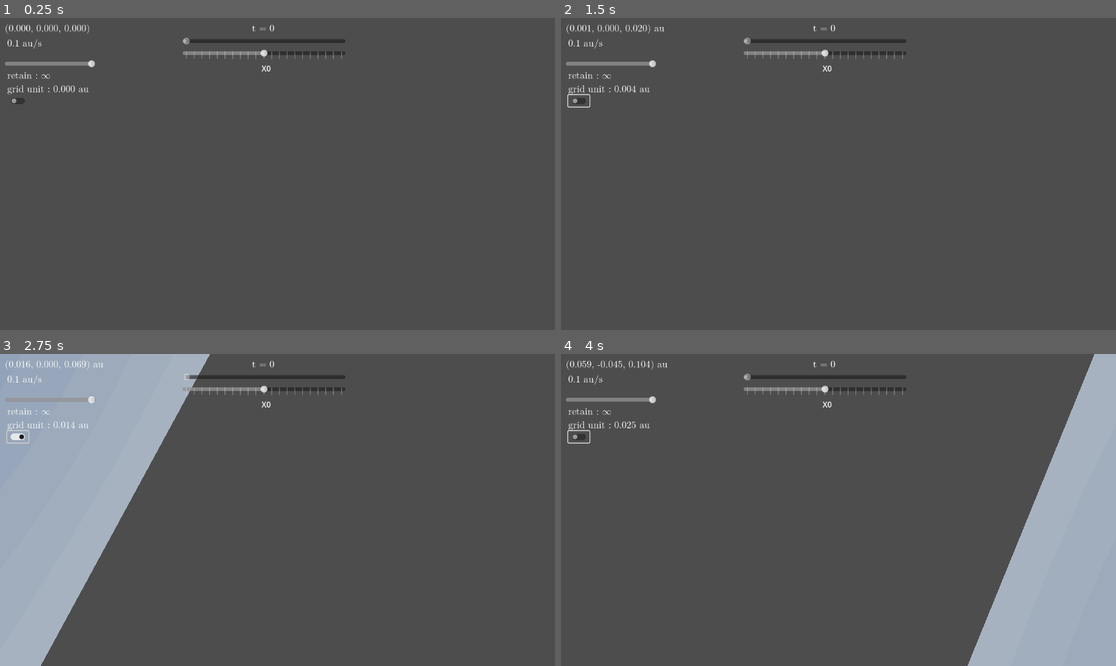
Above: before the commit, frames 1-4 (two rows, left to right).
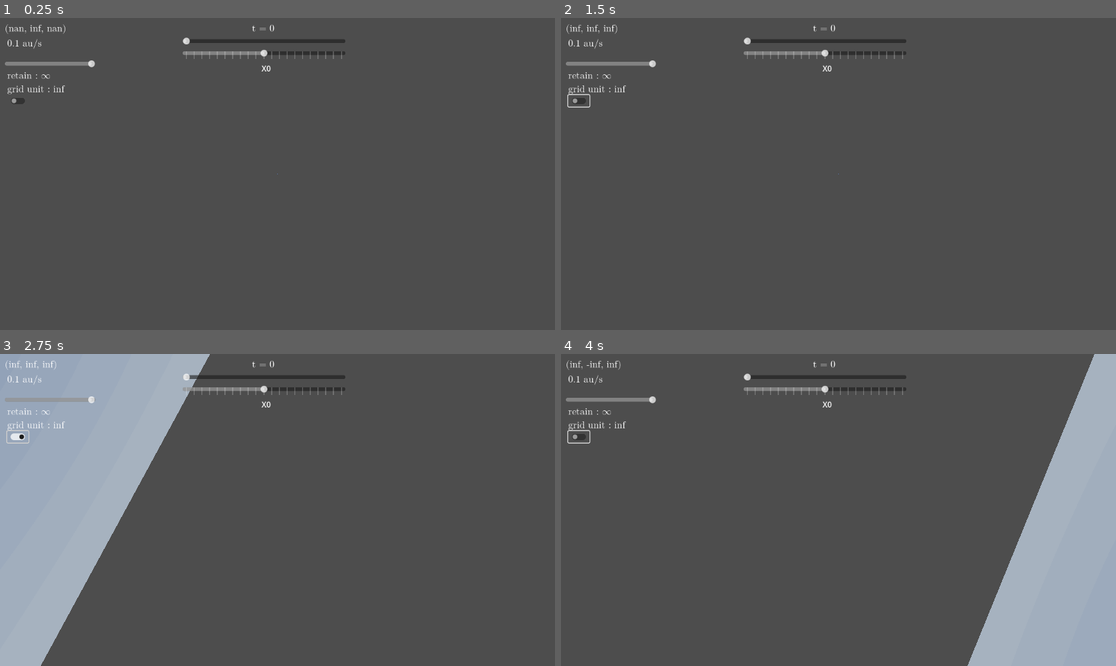
Above: after the commit, the same moments.

Repository: spaaacedolphin/NCRS-vis
Game: Godot game, scene res://simple_vis.tscn
The game is run twice, just before and just after one commit, with the same random seed, the same clock (stepped at 60 frames per second) and the same inputs. This scene is started directly instead of the project's main scene. A sky picture missing from this copy of the repository is replaced by a grey-blue gradient.
Inputs (mouse positions are in pixels of both pictures, inside the frame that each line leads up to):
- Up to frame 1 (0.25 s): no input
- Up to frame 2 (1.5 s): click (577, 102) at 0.5 s; tap Enter at 1.25 s; move the mouse to (960, 158) at 1.27 s; hold D (move_right) from 1.28 s (still down); hold Q (roll_anticlockwise) from 1.28 s (still down); click (960, 158) at 1.42 s
- Up to frame 3 (2.75 s): release D (move_right) at 2 s; release Q (roll_anticlockwise) at 2 s; tap Space at 2 s; drag from (166, 525) to (249, 572) at 2.02 s
- Up to frame 4 (4 s): tap Enter at 2.75 s; move the mouse to (894, 441) at 2.77 s; hold D (move_right) 2.78-3.5 s; hold Q (roll_anticlockwise) 2.78-3.5 s; drag from (810, 572) to (672, 463) at 3.52 s

The runs differ from the first frame. In frame 1, 0.2% of the frame differs, in the area x 1-35%, y 2-24%; in frame 2, 0.3%; in frame 3, 0.2%; in frame 4, 0.3%.
Error in both runs: Invalid call. Nonexistent function 'get_position' in base 'Nil'. (res://simple_vis.gd:24)

Commit message:
perfect timeline

Diff:
--- a/control.gd
+++ b/control.gd
@@ -76,6 +76,9 @@
 	Global.pos_default_unit = pos_default_unit
 	Global.vel_default_unit = vel_default_unit
 
+	Global.pos_unit = Global.pos_units[pos_default_unit]
+	Global.pos_unit_str = Global.pos_units_str[pos_default_unit]
+
 	$StartVis.disabled = false
 
 
--- a/free_view.gd
+++ b/free_view.gd
@@ -7,16 +7,17 @@
 var RIGHT_AXIS = Vector3(1,0,0)
 var FRONT_AXIS = Vector3(0,0,1)
 
-const AU = 149597870700
-const C = 299792458
-const KM = 1000
+const AU = Global.AU
+const C = Global.C
+const KM = Global.KM
+
 var move_speed = 0.1*AU
 var move_dir = Vector3()
 
 # Called when the node enters the scene tree for the first time.
 func _ready() -> void:
+	$CameraInfo/CurPos.text = "%.3v %s" % [position/Global.pos_unit,Global.pos_unit_str]
 
-	$CameraInfo/CurPos.text = "%.3v" % (position/AU)
 # Called every frame. 'delta' is the elapsed time since the previous frame.
 func _process(delta: float) -> void:
 	if Input.is_action_pressed("roll_clockwise"):
@@ -41,7 +42,7 @@
 	if move_dir.length()>0:
 		move_dir = move_dir.normalized()
 		position += move_speed * move_dir * delta
-		$CameraInfo/CurPos.text = "%.3v au" % (position/AU)
+		$CameraInfo/CurPos.text = "%.3v %s" % [position/Global.pos_unit,Global.pos_unit_str]
 
 
 func _unhandled_input(event: InputEvent) -> void:
--- a/global.gd
+++ b/global.gd
@@ -26,6 +26,14 @@
 var vel_default_unit: int
 var cur_step : int
 
+const AU: float = 149597870700
+const C: float = 299792458
+const KM: float = 1000
+const pos_units = [AU,KM,1]
+const pos_units_str = ["au","km","m"]
+var pos_unit: float
+var pos_unit_str: String
+
 # Called when the node enters the scene tree for the first time.
 func _ready() -> void:
 	var root = get_tree().root
--- a/grid_plane.gd
+++ b/grid_plane.gd
@@ -13,4 +13,4 @@
 	cam_pos = get_node("../free_view").position;
 	ratio = cam_pos.length()/1000.0;
 	scale = Vector3(ratio,(cam_pos.y/abs(cam_pos.y))*ratio,ratio);
-	$GridUnitLen.text="grid unit : %.3f au" % (ratio*10000*0.02/AU)
+	$GridUnitLen.text="grid unit : %.3f %s" % [ratio*10000*0.02/Global.pos_unit,Global.pos_unit_str]
--- a/simple_vis.gd
+++ b/simple_vis.gd
@@ -61,8 +61,11 @@
 const DAY = 24.0*HOUR
 const YEAR = 365.25*DAY
 
-var units = [YEAR,DAY,HOUR,MINUTE,1]
-var units_str = ["y","d","h","m","s"]
+const units = [YEAR,DAY,HOUR,MINUTE,1]
+const units_str = ["y","d","h","m","s"]
+
+var drag_started: bool = false
+var drag_ended: bool = true
 
 # Called every frame. 'delta' is the elapsed time since the previous frame.
 func _process(_delta: float) -> void:
@@ -90,7 +93,8 @@
 	if time_text.length() == 4:
 		time_text = "t = 0"
 	$Control/CurTime.text = time_text
-	$Control/CurTime/Timeline.value = cur_t/Global.max_t
+	if not drag_started:
+		$Control/CurTime/Timeline.value = cur_t/Global.max_t
 
 	var cur_barycenter = barycenter+cur_t*barycenter_vel
 	barycenter_point.move(cur_barycenter-coordinate_offset*cur_barycenter)
@@ -111,7 +115,13 @@
 	else:
 		file_pos = end_fpos
 
-	Global.cur_step = int((file_pos-start_fpos)/delta_fpos)
+	if drag_started and drag_ended:
+		Global.cur_step = $Control/CurTime/Timeline.value*num_step
+		file_pos = start_fpos + Global.cur_step*delta_fpos
+		drag_started = false
+	else:
+		Global.cur_step = int((file_pos-start_fpos)/delta_fpos)
+
 	cur_t = Global.cur_step*Global.delta_t
 
 
@@ -138,3 +148,12 @@
 			break
 
 	$Control/RetainSlider/RetainLabel.text = "%.2f%s" % [retain_time/units[x],units_str[x]]
+
+
+func _on_timeline_drag_started() -> void:
+	drag_started = true
+	drag_ended = false
+
+
+func _on_timeline_drag_ended(_value_changed: bool) -> void:
+	drag_ended = true
--- a/simple_vis.tscn
+++ b/simple_vis.tscn
@@ -190,8 +190,6 @@
 offset_bottom = 45.0
 max_value = 1.0
 step = 0.0
-editable = false
-scrollable = false
 
 [node name="grid_plane" type="MeshInstance3D" parent="."]
 mesh = SubResource("PlaneMesh_14wsg")
@@ -209,3 +207,5 @@
 [connection signal="value_changed" from="Control/PlaySpeedSlider" to="." method="_on_play_speed_slider_value_changed"]
 [connection signal="value_changed" from="Control/RetainSlider" to="." method="_on_retain_slider_value_changed"]
 [connection signal="toggled" from="Control/CoordinateToggle" to="." method="_on_coordinate_toggle_toggled"]
+[connection signal="drag_ended" from="Control/CurTime/Timeline" to="." method="_on_timeline_drag_ended"]
+[connection signal="drag_started" from="Control/CurTime/Timeline" to="." method="_on_timeline_drag_started"]
